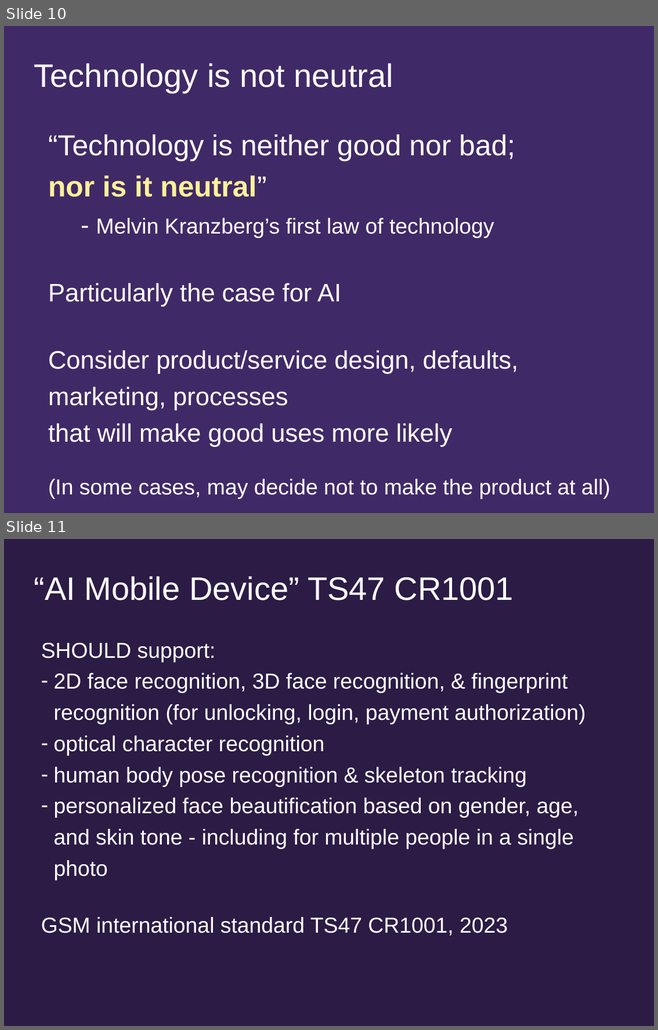
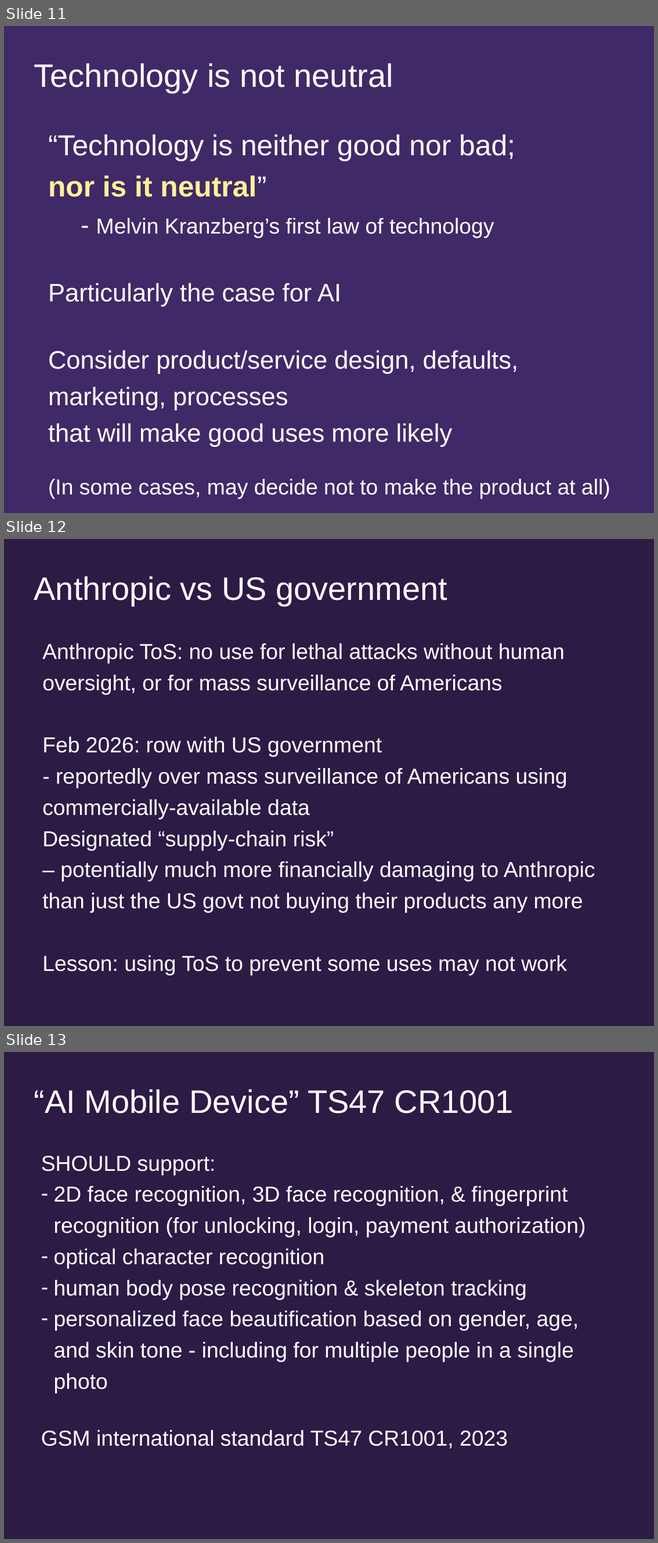
Before and after one commit to uob-COMSM0152/uob-COMSM0152, a slide deck: CDT privacy 2026.pptx. Shown one above the other, each under a label of ours: slides 10 and 11 before the commit, slides 11, 12 and 13 after it. The pictures are 658x1030 and 658x1543 pixels, drawn with LibreOffice and Linux fonts; fonts in the diff are those of the drawing. Boxes give left, top, right and bottom in pixels: in the first picture for what was removed or moved away, otherwise in the second. Text is boxed around its words. In the diff, an @@ line names an element or a change of style, - is before the commit and + after.

```diff
--- a/CDT privacy 2026.pptx
+++ b/CDT privacy 2026.pptx
@@ slide 12 added at (4,539,654,1026), background #2B1C45 @@
@@ title added at (34,576,447,606), 36 pt, text #FFFFFF @@
+Anthropic vs US government
@@ text added at (42,643,595,975), 24 pt, text #FFFFFF @@
+Anthropic ToS: no use for lethal attacks without human oversight, or for mass surveillance of Americans
+Feb 2026: row with US government
+- reportedly over mass surveillance of Americans using commercially-available data
+Designated “supply-chain risk”
+– potentially much more financially damaging to Anthropic than just the US govt not buying their products any more
+Lesson: using ToS to prevent some uses may not work
@@ what was slide 10 is now slide 11 @@
@@ what was slide 11 is now slide 13 @@
```
Also in this commit, not shown: 11 slides changed, 2 other slides added, 4 slides removed.
